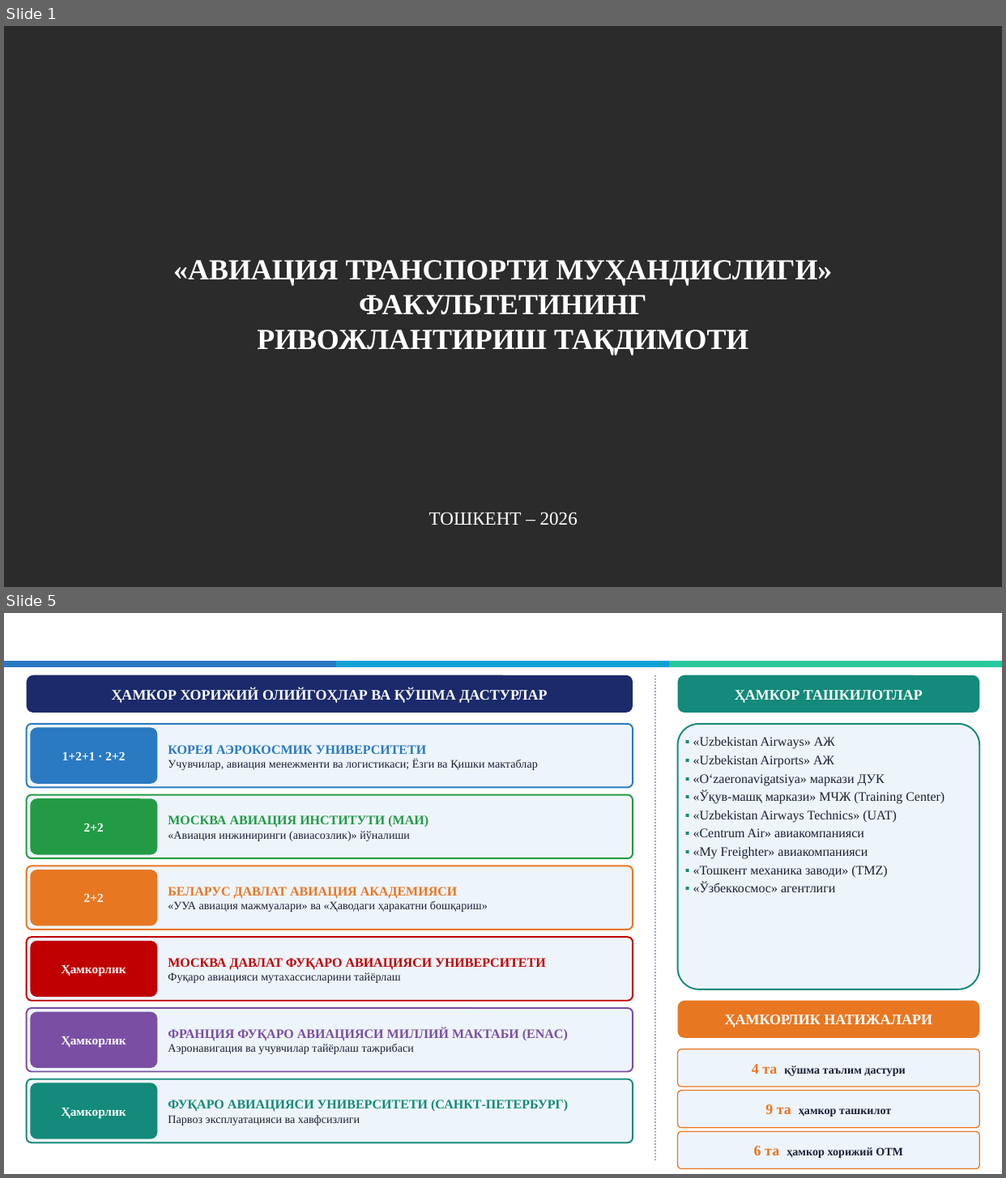
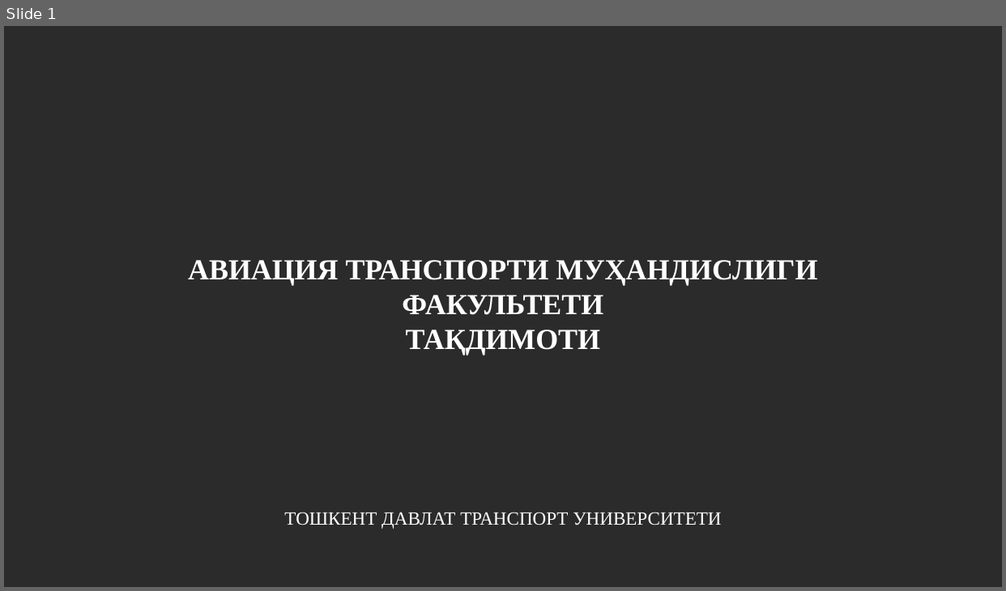
Before and after one commit to Dauitbay/Dauitbay, a slide deck: AVIACIYA_fakulteti_taqdimoti.pptx. Shown one above the other, each under a label of ours: slides 1 and 5 before the commit, slide 1 after it; the slides between them are not shown. The pictures are 1006x1178 and 1006x591 pixels, drawn with LibreOffice and Linux fonts; fonts in the diff are those of the drawing; background and template pictures are left out; a plain dark background stands for a picture behind light text. Boxes give left, top, right and bottom in pixels: in the first picture for what was removed or moved away, otherwise in the second. Text is boxed around its words. In the diff, an @@ line names an element or a change of style, - is before the commit and + after.

```diff
--- a/AVIACIYA_fakulteti_taqdimoti.pptx
+++ b/AVIACIYA_fakulteti_taqdimoti.pptx
@@ slide 5 removed at bbox=[4, 613, 1002, 1174], background #FFFFFF @@
@@ title removed at bbox=[27, 615, 745, 658] @@
-ХАЛҚАРО ҲАМКОРЛИК ВА ҚЎШМА ДАСТУРЛАР
@@ rectangle removed at bbox=[4, 661, 337, 667] @@
@@ rectangle removed at bbox=[336, 661, 670, 667] @@
@@ rectangle removed at bbox=[670, 661, 1002, 667] @@
@@ rounded rectangle removed at bbox=[27, 675, 633, 713] @@
-ҲАМКОР ХОРИЖИЙ ОЛИЙГОҲЛАР ВА ҚЎШМА ДАСТУРЛАР
@@ line removed from (655, 675) to (655, 1161) @@
@@ rounded rectangle removed at bbox=[678, 675, 979, 713] @@
-ҲАМКОР ТАШКИЛОТЛАР
@@ rounded rectangle removed at bbox=[27, 724, 633, 787] @@
@@ rounded rectangle removed at bbox=[30, 727, 157, 784] @@
-1+2+1 · 2+2
@@ rounded rectangle removed at bbox=[678, 724, 979, 990] @@
@@ text removed at bbox=[168, 745, 538, 770] @@
-КОРЕЯ АЭРОКОСМИК УНИВЕРСИТЕТИ
-Учувчилар, авиация менежменти ва логистикаси; Ёзги ва Қишки мактаблар
@@ text removed at bbox=[693, 737, 944, 892] @@
-▪ «Uzbekistan Airways» АЖ
-▪ «Uzbekistan Airports» АЖ
-▪ «O‘zaeronavigatsiya» маркази ДУК
-▪ «Ўқув-машқ маркази» МЧЖ (Training Center)
-▪ «Uzbekistan Airways Technics» (UAT)
-▪ «Centrum Air» авиакомпанияси
-▪ «My Freighter» авиакомпанияси
-▪ «Тошкент механика заводи» (TMZ)
-▪ «Ўзбеккосмос» агентлиги
@@ rounded rectangle removed at bbox=[27, 795, 633, 858] @@
@@ rounded rectangle removed at bbox=[30, 798, 157, 855] @@
-2+2
@@ text removed at bbox=[168, 815, 428, 841] @@
-МОСКВА АВИАЦИЯ ИНСТИТУТИ (МАИ)
-«Авиация инжиниринги (авиасозлик)» йўналиши
@@ rounded rectangle removed at bbox=[27, 866, 633, 930] @@
@@ rounded rectangle removed at bbox=[30, 870, 157, 926] @@
-2+2
@@ text removed at bbox=[168, 887, 488, 912] @@
-БЕЛАРУС ДАВЛАТ АВИАЦИЯ АКАДЕМИЯСИ
-«УУА авиация мажмуалари» ва «Ҳаводаги ҳаракатни бошқариш»
@@ rounded rectangle removed at bbox=[27, 937, 633, 1001] @@
@@ rounded rectangle removed at bbox=[30, 941, 157, 997] @@
-Ҳамкорлик
@@ text removed at bbox=[168, 958, 545, 983] @@
-МОСКВА ДАВЛАТ ФУҚАРО АВИАЦИЯСИ УНИВЕРСИТЕТИ
-Фуқаро авиацияси мутахассисларини тайёрлаш
@@ rounded rectangle removed at bbox=[678, 1001, 979, 1038] @@
-ҲАМКОРЛИК НАТИЖАЛАРИ
@@ rounded rectangle removed at bbox=[27, 1008, 633, 1072] @@
@@ rounded rectangle removed at bbox=[30, 1012, 157, 1068] @@
-Ҳамкорлик
@@ text removed at bbox=[168, 1028, 568, 1054] @@
-ФРАНЦИЯ ФУҚАРО АВИАЦИЯСИ МИЛЛИЙ МАКТАБИ (ENAC)
-Аэронавигация ва учувчилар тайёрлаш тажрибаси
@@ rounded rectangle removed at bbox=[678, 1050, 979, 1087] @@
-4 та қўшма таълим дастури
@@ rounded rectangle removed at bbox=[27, 1080, 633, 1143] @@
@@ rounded rectangle removed at bbox=[30, 1083, 157, 1139] @@
-Ҳамкорлик
@@ rounded rectangle removed at bbox=[678, 1091, 979, 1128] @@
-9 та ҳамкор ташкилот
@@ text removed at bbox=[168, 1100, 568, 1126] @@
-ФУҚАРО АВИАЦИЯСИ УНИВЕРСИТЕТИ (САНКТ-ПЕТЕРБУРГ)
-Парвоз эксплуатацияси ва хавфсизлиги
@@ rounded rectangle removed at bbox=[678, 1131, 979, 1169] @@
-6 та ҳамкор хорижий ОТМ
@@ slide 1 changed as well @@
@@ title at bbox=[188, 260, 817, 355]: text changed @@
-«АВИАЦИЯ ТРАНСПОРТИ МУҲАНДИСЛИГИ» ФАКУЛЬТЕТИНИНГ
-РИВОЖЛАНТИРИШ ТАҚДИМОТИ
+АВИАЦИЯ ТРАНСПОРТИ МУҲАНДИСЛИГИ ФАКУЛЬТЕТИ
+ТАҚДИМОТИ
@@ text at bbox=[284, 512, 721, 529]: text changed @@
-ТОШКЕНТ – 2026
+ТОШКЕНТ ДАВЛАТ ТРАНСПОРТ УНИВЕРСИТЕТИ
```
Also in this commit, not shown: 6 other slides changed, 9 slides added, 6 other slides removed, 1 other file.
